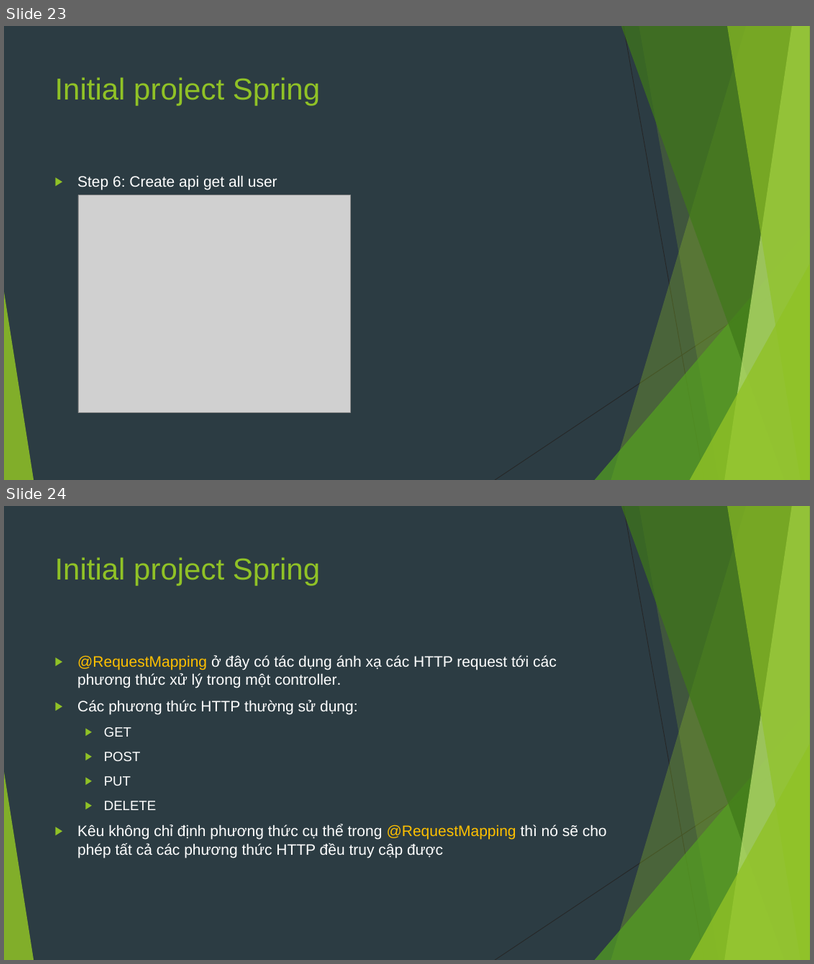
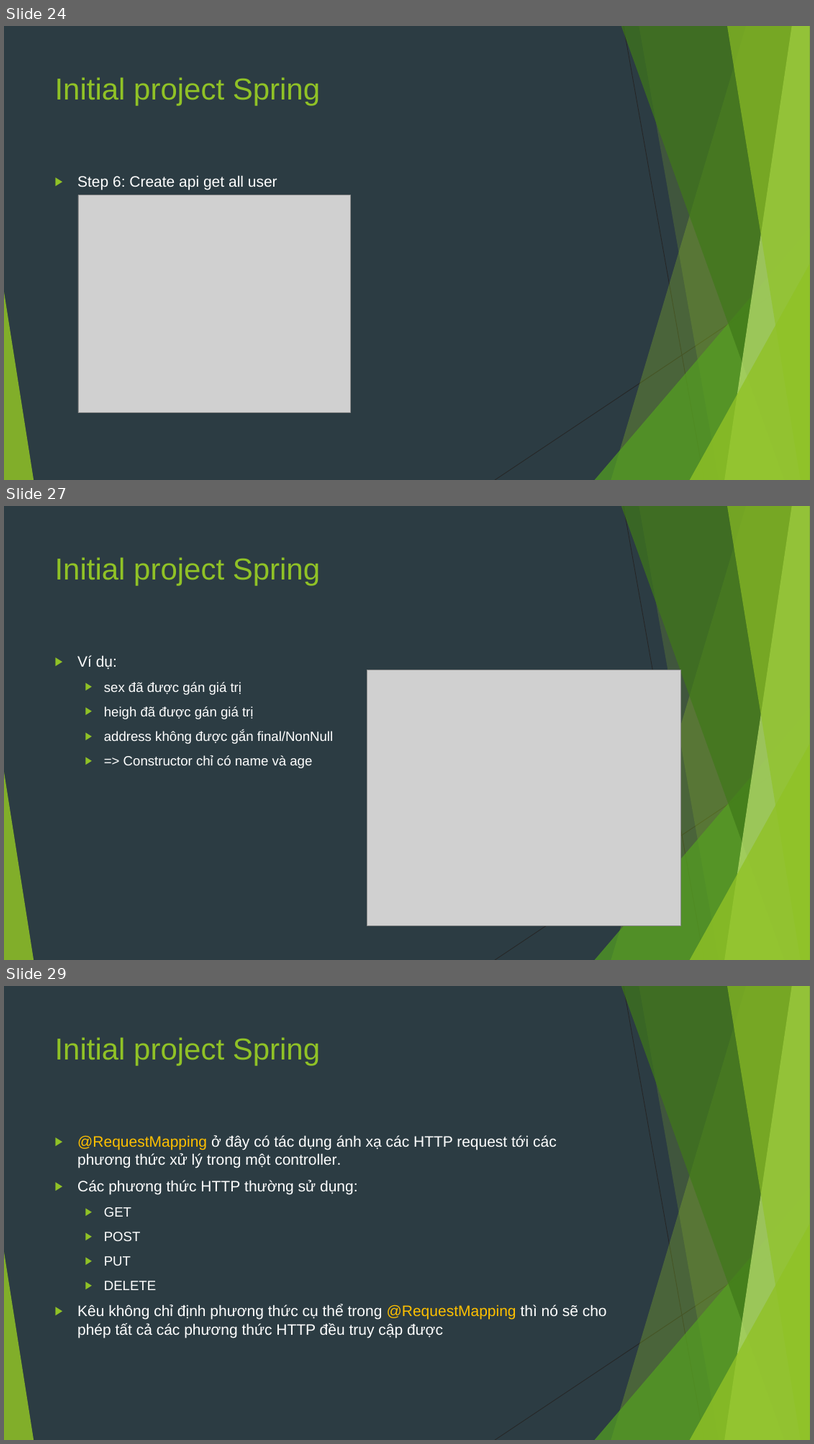
Before and after one commit to sobbingwind/SpringBoot, a slide deck: 02.RESTful API.pptx. Shown one above the other, each under a label of ours: slides 23 and 24 before the commit, slides 24, 27 and 29 after it; the slides between them are not shown. The pictures are 814x964 and 814x1444 pixels, drawn with LibreOffice and Linux fonts; fonts in the diff are those of the drawing; grey boxes stand for pictures. Boxes give left, top, right and bottom in pixels: in the first picture for what was removed or moved away, otherwise in the second. Text is boxed around its words. In the diff, an @@ line names an element or a change of style, - is before the commit and + after.

```diff
--- a/02.RESTful API.pptx
+++ b/02.RESTful API.pptx
@@ slide 27 added at box(4, 506, 810, 960), background #2C3C43; not listed: 10 template elements that a slide beside it also shows @@
@@ title added at box(55, 557, 320, 585), 36 pt, text #90C226 @@
+Initial project Spring
@@ text added at box(77, 655, 333, 768), 16 pt, text #FFFFFF @@
+▶ Ví dụ:
+  ▶ sex đã được gán giá trị
+  ▶ heigh đã được gán giá trị
+  ▶ address không được gắn final/NonNull
+  ▶ => Constructor chỉ có name và age
@@ picture added at box(368, 670, 682, 925) @@
@@ what was slide 23 is now slide 24 @@
@@ what was slide 24 is now slide 29 @@
```
Also in this commit, not shown: 2 slides changed, 12 other slides added.
